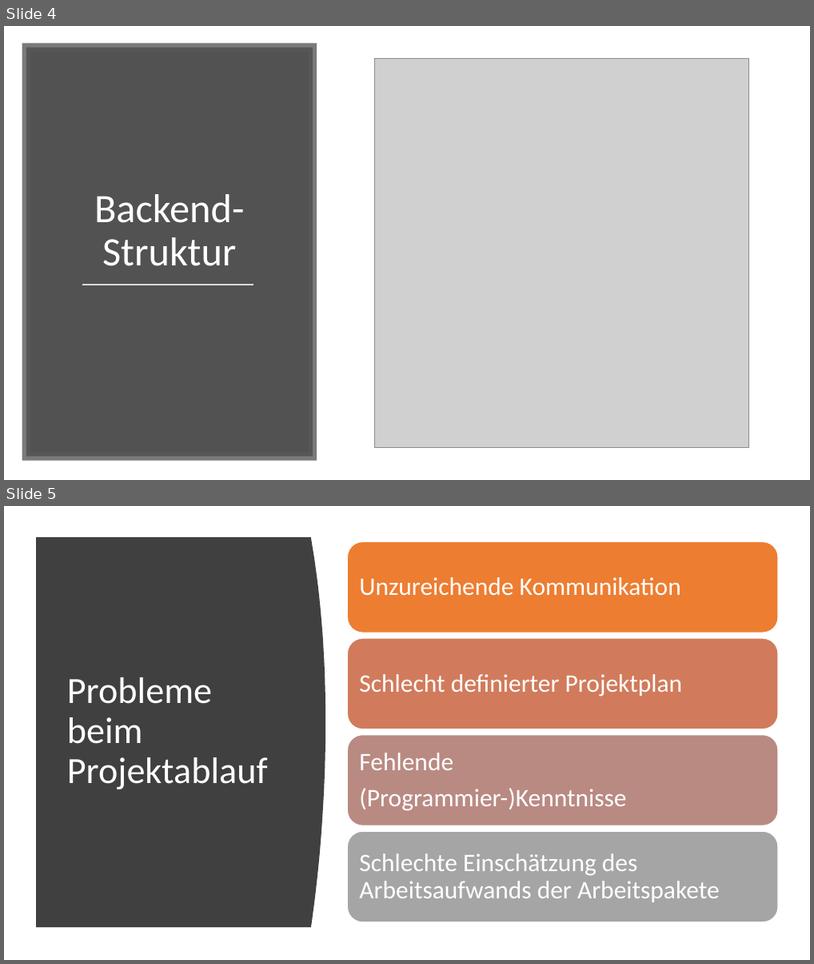
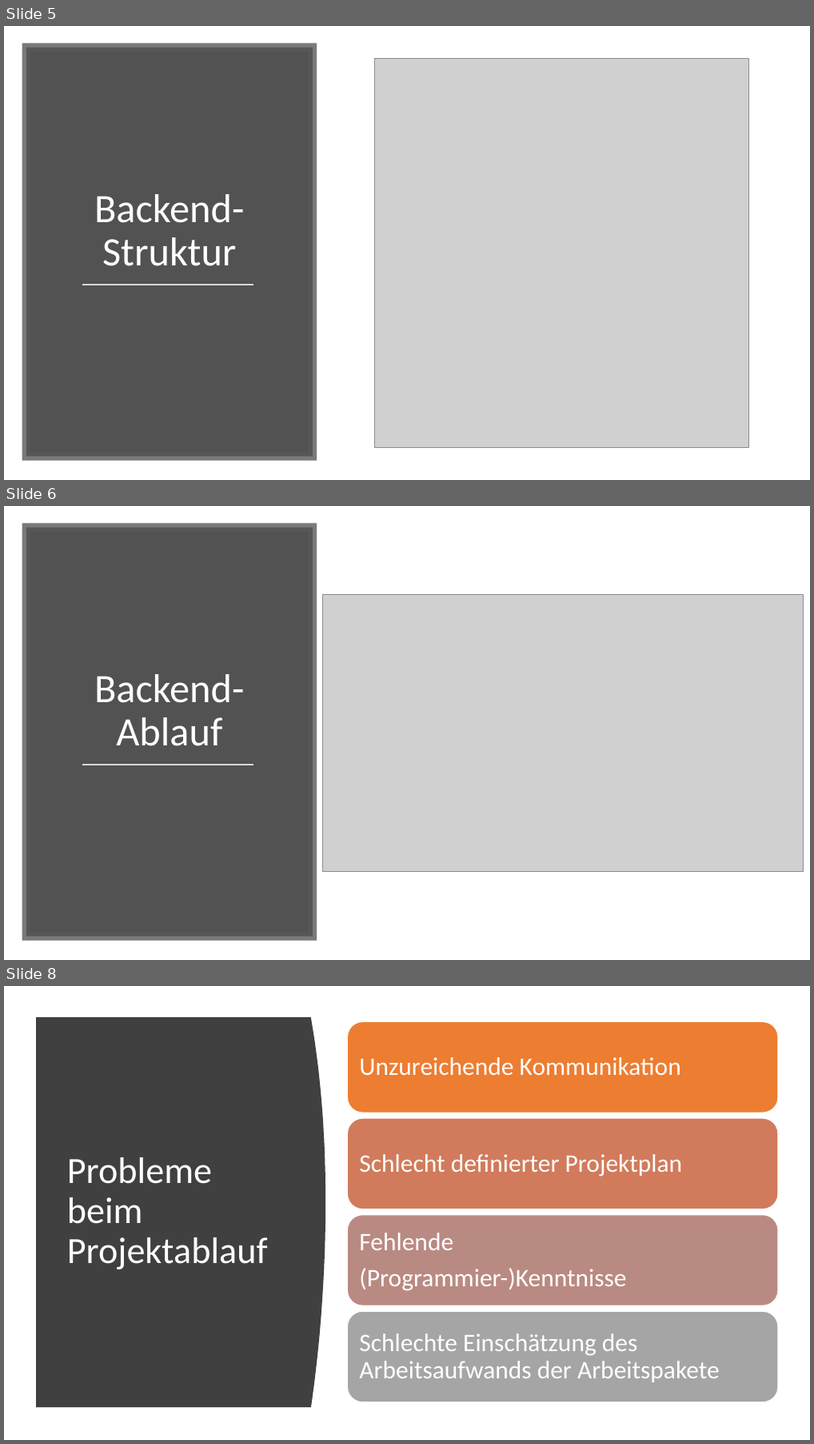
Before and after one commit to dhbw-studentsprojects/PM_Spiel_DHBW18C, a slide deck: Team 4/PM_Abschlusspräsentation_Team4.pptx. Shown one above the other, each under a label of ours: slides 4 and 5 before the commit, slides 5, 6 and 8 after it; the slides between them are not shown. The pictures are 814x964 and 814x1444 pixels, drawn with LibreOffice and Linux fonts; fonts in the diff are those of the drawing; grey boxes stand for pictures. Boxes give left, top, right and bottom in pixels: in the first picture for what was removed or moved away, otherwise in the second. Text is boxed around its words. In the diff, an @@ line names an element or a change of style, - is before the commit and + after.

Commit message:
Add Backend slides to Team4 presentation

```diff
--- a/Team 4/PM_Abschlusspräsentation_Team4.pptx
+++ b/Team 4/PM_Abschlusspräsentation_Team4.pptx
@@ slide 6 added at (4, 506, 810, 960), background #FFFFFF @@
@@ rectangle added at (26, 527, 313, 936), fill #404040 at 90% opacity, outline #595959 10 pt @@
@@ picture added at (323, 594, 804, 872) @@
@@ title added at (94, 674, 244, 746), 48 pt, text #FFFFFF @@
+Backend-Ablauf
@@ line added from (82, 765) to (254, 765), #D9D9D9 1.75 pt @@
@@ what was slide 4 is now slide 5 @@
@@ what was slide 5 is now slide 8 @@
```
Also in this commit, not shown: 2 other slides added.
